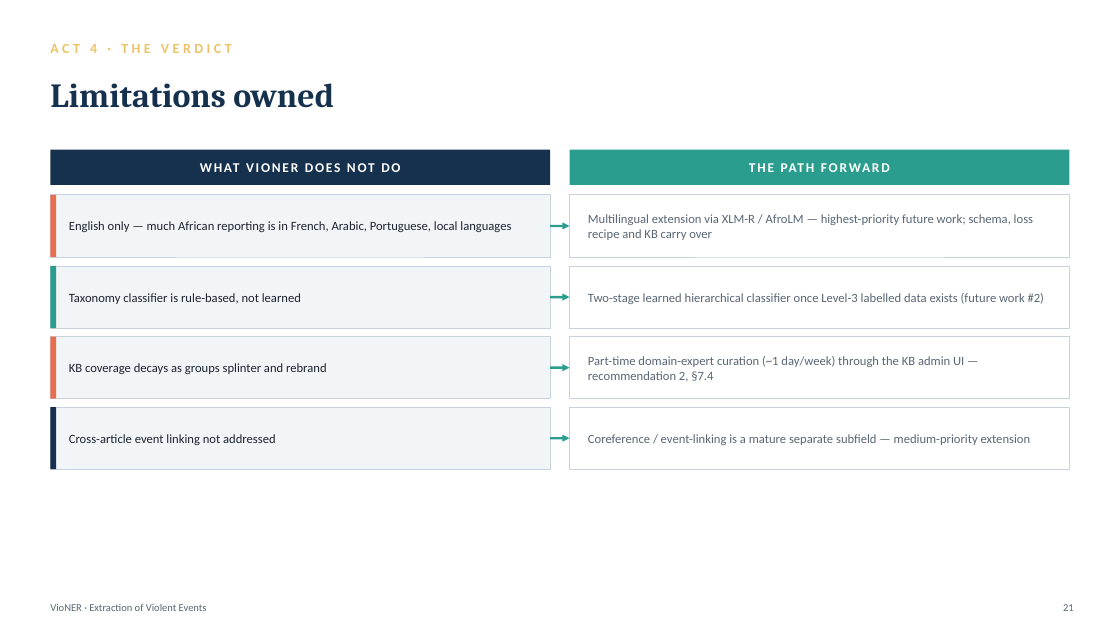
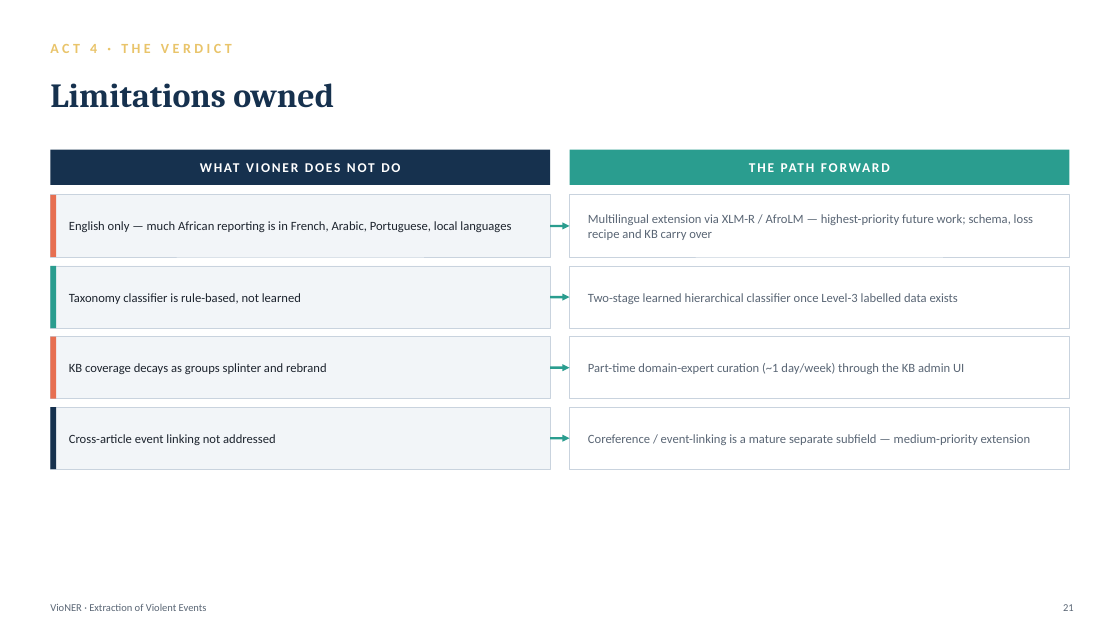
Before and after one commit to binalfew/vioner, a slide deck: slide 19 of backend/docs/defense/VioNER_Defense_Slides.pptx (slide 18 before the commit). Drawn at 1120x630 pixels with LibreOffice and Linux fonts; fonts in the diff are those of the drawing. Boxes give left, top, right and bottom in pixels: in the first picture for what was removed or moved away, otherwise in the second. Text is boxed around its words. In the diff, an @@ line names an element or a change of style, - is before the commit and + after.

```diff
--- a/backend/docs/defense/VioNER_Defense_Slides.pptx
+++ b/backend/docs/defense/VioNER_Defense_Slides.pptx
@@ text at (x1=588, y1=293, x2=958, y2=304): text changed @@
-Two-stage learned hierarchical classifier once Level-3 labelled data exists (future work #2)
+Two-stage learned hierarchical classifier once Level-3 labelled data exists
@@ text at (x1=588, y1=363, x2=964, y2=374): text changed @@
-Part-time domain-expert curation (~1 day/week) through the KB admin UI — recommendation 2, §7.4
+Part-time domain-expert curation (~1 day/week) through the KB admin UI
```
Also in this commit, not shown: 13 other slides changed, 1 slide added, 7 other files.
